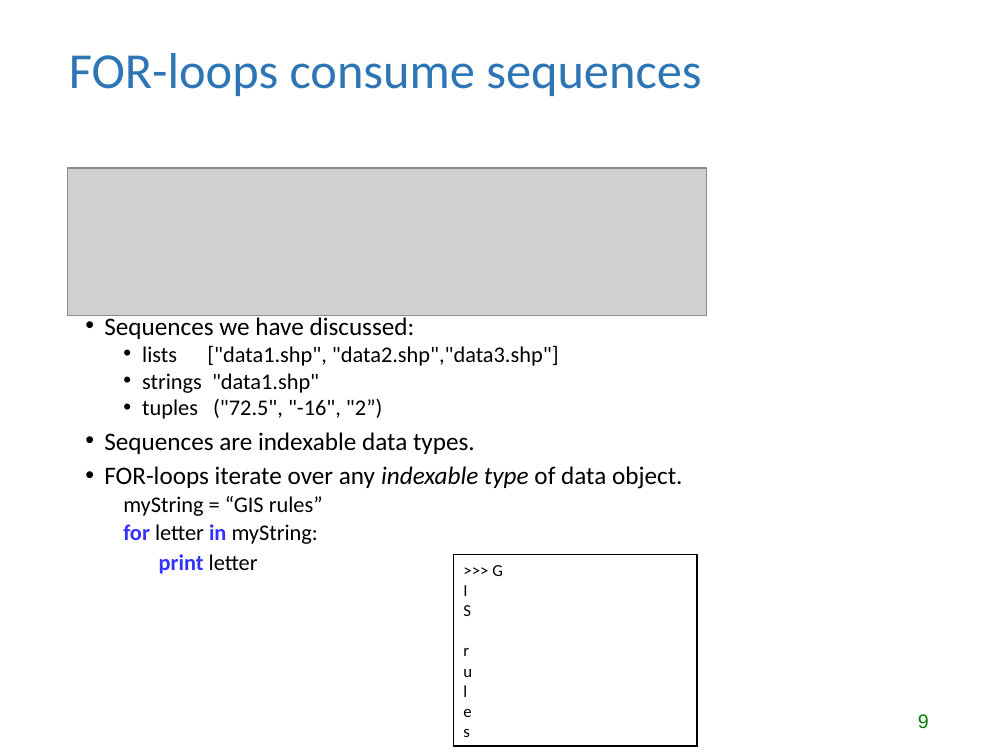
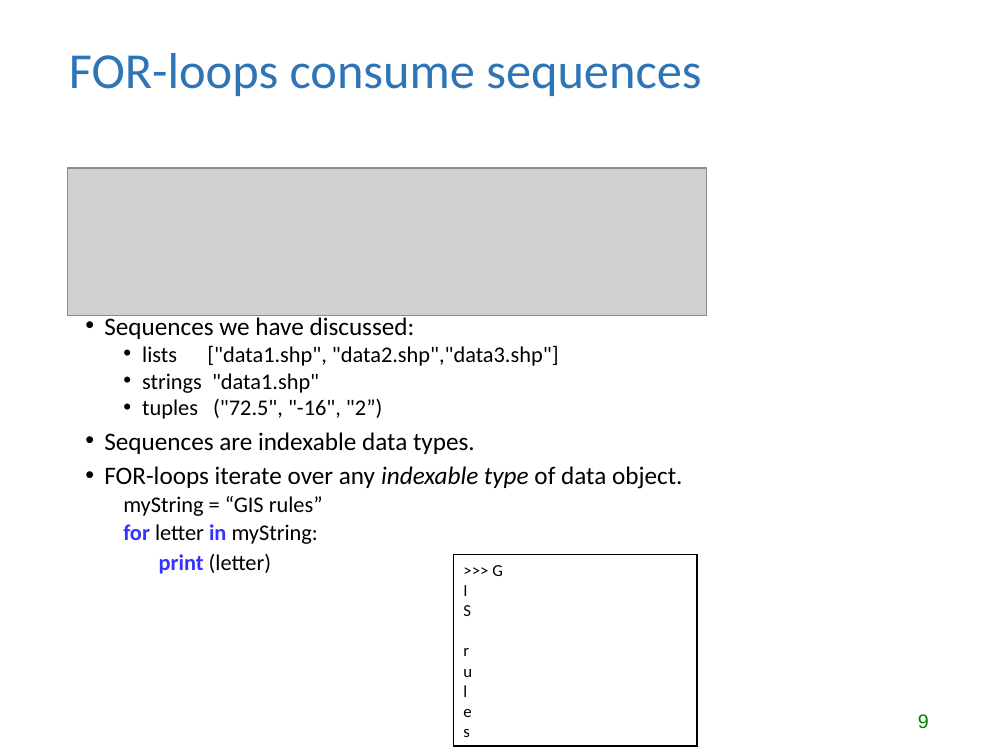
Before and after one commit to lgtateos/gis540, a slide deck: slide 9 of slides/looping.ppt. Drawn at 1008x756 pixels with LibreOffice and Linux fonts; fonts in the diff are those of the drawing; grey boxes stand for pictures. Boxes give left, top, right and bottom in pixels: in the first picture for what was removed or moved away, otherwise in the second. Text is boxed around its words. In the diff, an @@ line names an element or a change of style, - is before the commit and + after.

```diff
--- a/slides/looping.ppt
+++ b/slides/looping.ppt
@@ text at (159, 554, 271, 574): text changed @@
-  print letter
+  print (letter)
```
Also in this commit, not shown: 8 other slides changed, 1 other file.
